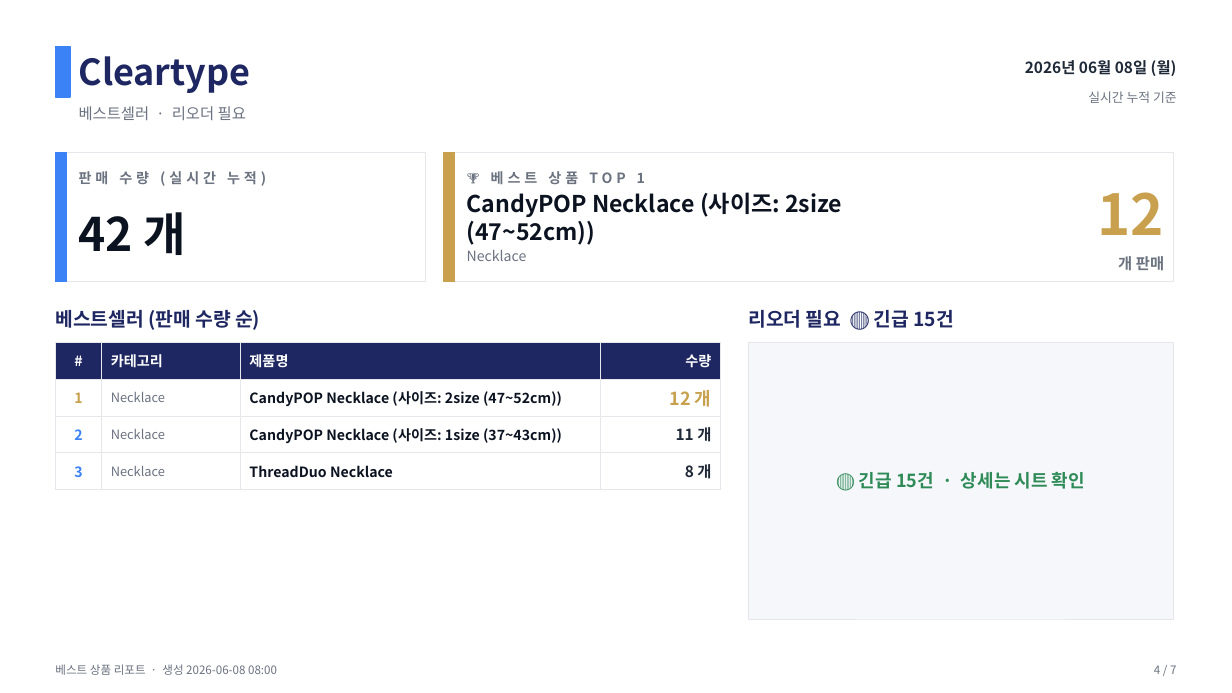
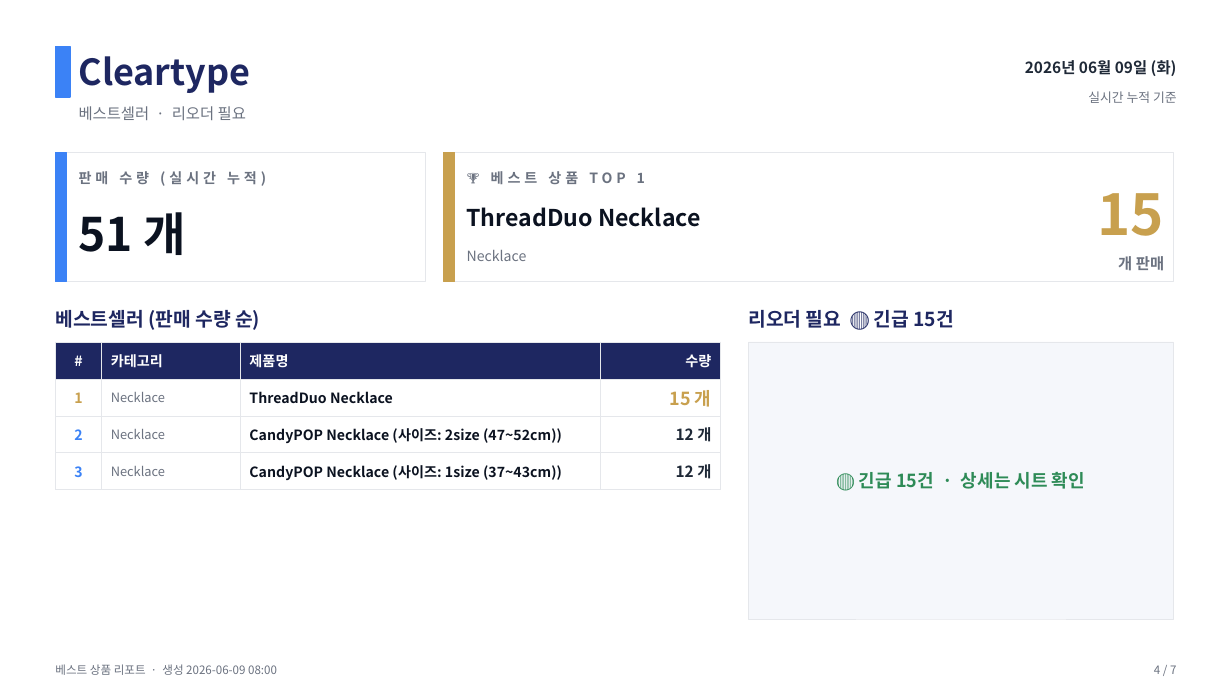
Before and after one commit to j65209/Brightbeed, a slide deck: slide 4 of data/sales-report.pptx. Drawn at 1232x693 pixels with LibreOffice and Linux fonts; fonts in the diff are those of the drawing. Boxes give left, top, right and bottom in pixels: in the first picture for what was removed or moved away, otherwise in the second. Text is boxed around its words. In the diff, an @@ line names an element or a change of style, - is before the commit and + after.

```diff
--- a/data/sales-report.pptx
+++ b/data/sales-report.pptx
@@ text at (1025,60,1177,76): text changed @@
-2026년 06월 08일 (월)
+2026년 06월 09일 (화)
@@ text at (467,207,701,227): text changed @@
-CandyPOP Necklace (사이즈: 2size (47~52cm))
+ThreadDuo Necklace
@@ text at (1098,193,1165,236): text changed @@
-12
+15
@@ text at (79,212,187,255): text changed @@
-42 개
+51 개
@@ table at (55,342,721,484) @@
-row 2, column 3: CandyPOP Necklace (사이즈: 2size (47~52cm))
+row 2, column 3: ThreadDuo Necklace
-row 2, column 4: 12 개
+row 2, column 4: 15 개
-row 3, column 3: CandyPOP Necklace (사이즈: 1size (37~43cm))
+row 3, column 3: CandyPOP Necklace (사이즈: 2size (47~52cm))
-row 3, column 4: 11 개
+row 3, column 4: 12 개
-row 4, column 3: ThreadDuo Necklace
+row 4, column 3: CandyPOP Necklace (사이즈: 1size (37~43cm))
-row 4, column 4: 8 개
+row 4, column 4: 12 개
```
Also in this commit, not shown: 6 other slides changed.
